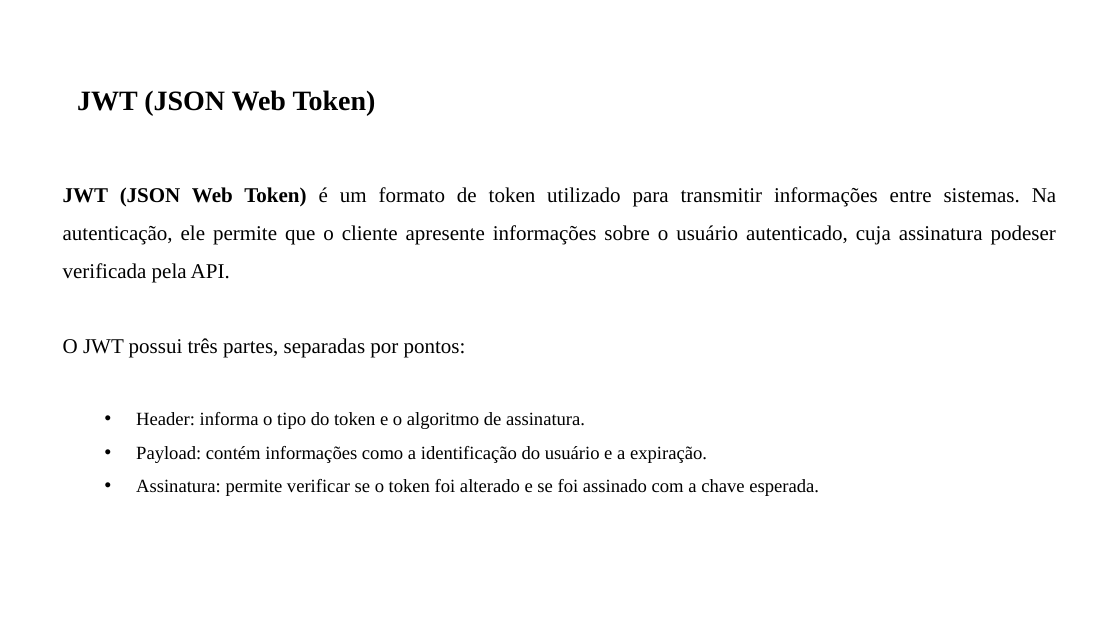
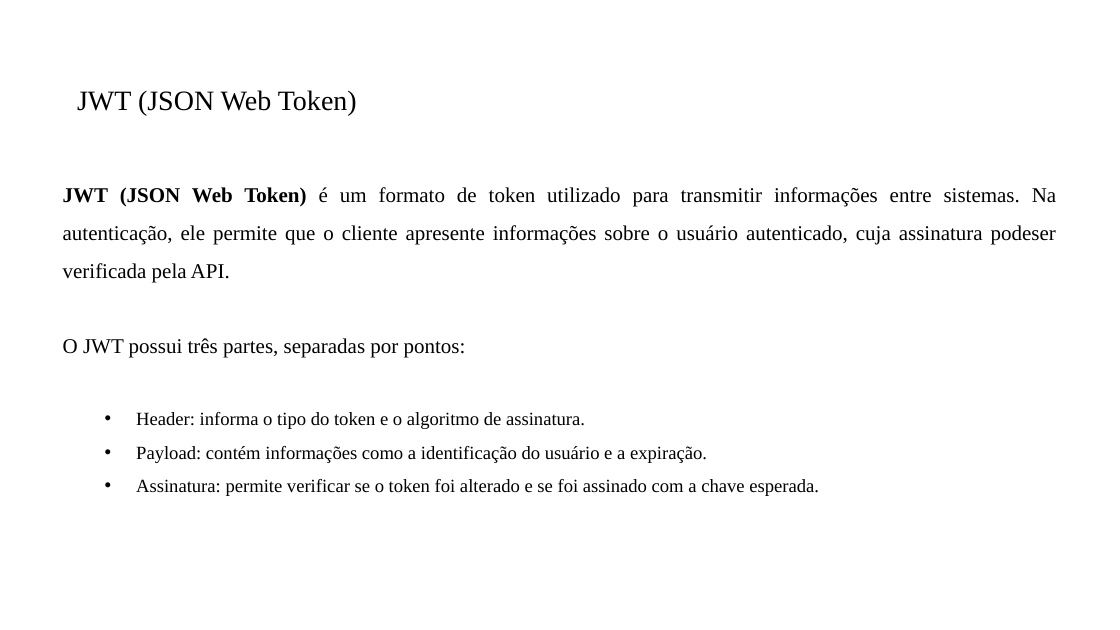
Before and after one commit to PedroMiho/UMC, a slide deck: slide 3 of engenharia-software/software-corporativo/boas-praticas/aula-07-JWT/spring-security.pptx. Drawn at 1120x630 pixels with LibreOffice and Linux fonts; fonts in the diff are those of the drawing; background and template pictures are left out. Boxes give left, top, right and bottom in pixels: in the first picture for what was removed or moved away, otherwise in the second. Text is boxed around its words. In the diff, an @@ line names an element or a change of style, - is before the commit and + after.

```diff
--- a/engenharia-software/software-corporativo/boas-praticas/aula-07-JWT/spring-security.pptx
+++ b/engenharia-software/software-corporativo/boas-praticas/aula-07-JWT/spring-security.pptx
@@ title "JWT (JSON Web Token)" at <box>77,90,357,116</box>: bold off @@
```
Also in this commit, not shown: 13 slides added.
